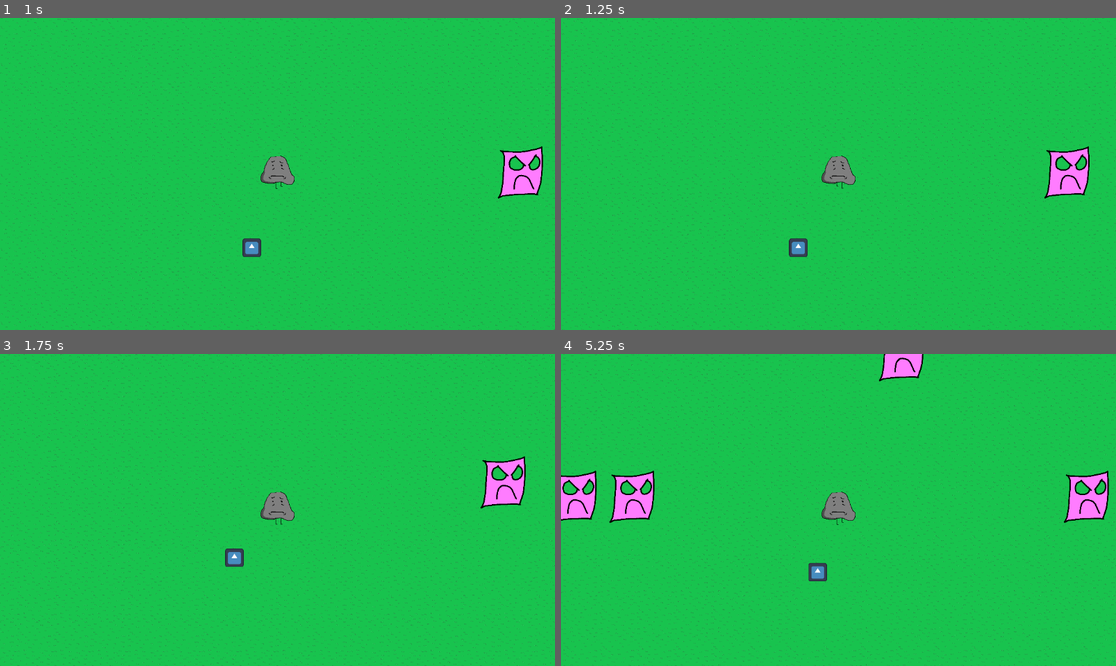
Above: before the commit, frames 1-4 (two rows, left to right).
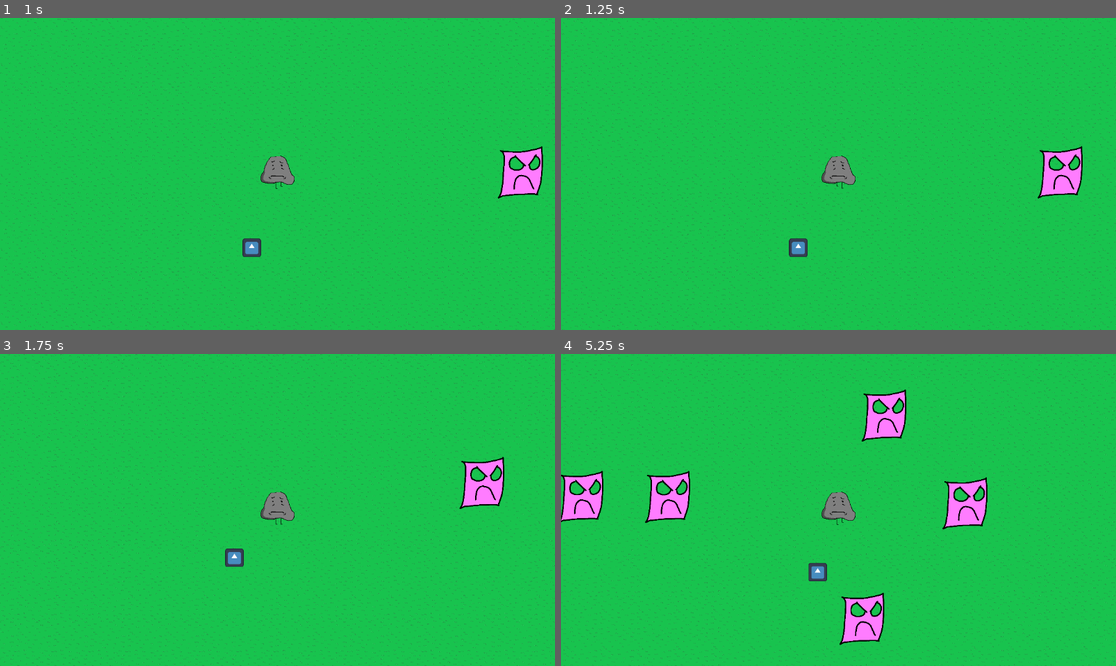
Above: after the commit, the same moments.

Repository: Groidling/Tiny-Game-RPS
Game: Godot game, scene res://Main/Main.tscn
Two runs of this game, one before a commit and one after it. Both use one fixed random seed, a clock stepped at 60 frames per second and the inputs below. The engine's default icon, where the game draws it, is replaced by a stand-in: a white triangle on a blue panel in a dark square.
Inputs:
- Up to frame 1 (1 s): tap Enter at 0.5 s; hold Right (right) from 0.53 s (still down)
- Up to frame 2 (1.25 s): keep holding Right (right)
- Up to frame 3 (1.75 s): release Right (right) at 1.28 s; hold Down (down) from 1.28 s (still down)
- Up to frame 4 (5.25 s): release Down (down) at 2.03 s; hold Right (right) 2.03-2.78 s; hold Up (up) 2.78-3.53 s; hold Left (left) 3.53-5.03 s; hold Down (down) from 5.03 s (still down)

Frame 1 is identical in both runs. In frame 2, 0.8% of the frame differs, in the area x 85-96%, y 40-58%; in frame 3, 1.3%; in frame 4, 6.9%, in the area x 0-99%, y 0-94%.

Commit message:
enemy follow

Diff:
--- /dev/null
+++ b/Common_Components/HealthComponent.tscn
@@ -0,0 +1,3 @@
+[gd_scene format=3 uid="uid://dqtyuxdbx0dx7"]
+
+[node name="HealthComponent" type="Node2D"]
--- /dev/null
+++ b/Common_Components/HitboxComponent.tscn
@@ -0,0 +1,3 @@
+[gd_scene format=3 uid="uid://bgtmws8fbsr4f"]
+
+[node name="HitboxComponent" type="Node2D"]
--- /dev/null
+++ b/Common_Components/health_component.gd
@@ -0,0 +1,15 @@
+extends Node2D
+class_name HealthComponent
+
+@export var MAX_HEALTH := 10.0
+var health : float
+
+
+func _ready():
+	health = MAX_HEALTH
+
+func damage(attack):
+	health -= attack.attack_damage
+
+	if health <= 0:
+		get_parent().queue_free()
--- /dev/null
+++ b/Common_Components/hitbox_component.gd
@@ -0,0 +1 @@
+extends Node2D
--- a/Enemies/paper_enemy.gd
+++ b/Enemies/paper_enemy.gd
@@ -1,9 +1,9 @@
 extends CharacterBody2D
 
-var speed = 100
+var speed = 200
 
 func move_to_player():
-	print()
-	velocity = self.get_angle_to(self.get_parent().get_node("Rock").global_position) * speed
+	velocity = ($"../Rock".position-self.position).normalized()* speed
 func _physics_process(delta):
 	move_and_slide()
+	move_to_player()
Not shown, added: Common_Components/health_component.gd.uid
Not shown, added: Common_Components/hitbox_component.gd.uid
